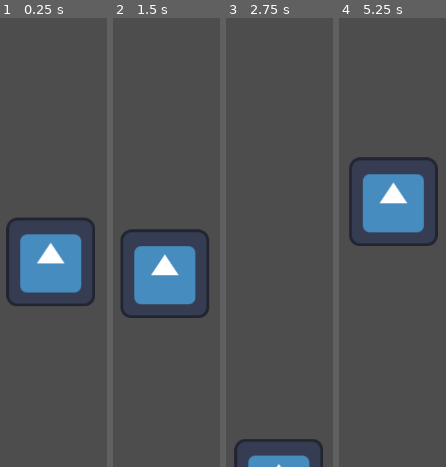
Above: before the commit, frames 1-4 (left to right).
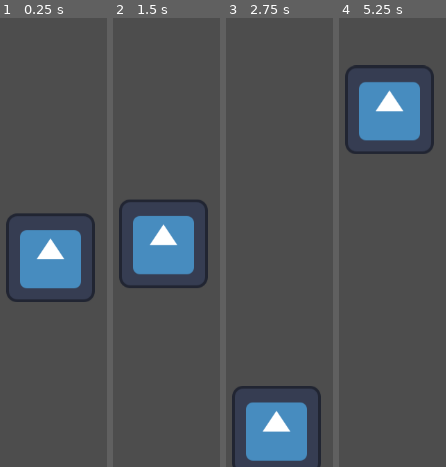
Above: after the commit, the same moments.

Repository: JcbBrtn/Gitdot
Game: Godot game, scene res://node_2d.tscn
Two runs of this game, one before a commit and one after it. Both use one fixed random seed, a clock stepped at 60 frames per second and the inputs below. The engine's default icon, where the game draws it, is replaced by a stand-in: a white triangle on a blue panel in a dark square.
Inputs:
- Up to frame 1 (0.25 s): no input
- Up to frame 2 (1.5 s): no input
- Up to frame 3 (2.75 s): no input
- Up to frame 4 (5.25 s): no input

The runs differ from the first frame. In frame 1, 4.1% of the frame differs, in the area x 5-89%, y 43-65%; in frame 2, 11%; in frame 3, 9.4%; in frame 4, 20%, in the area x 5-93%, y 10-51%.

Commit message:
Add quotes around export path

Diff:
--- a/project/gitdot/node_2d.gd
+++ b/project/gitdot/node_2d.gd
@@ -3,11 +3,11 @@
 var rng = RandomNumberGenerator.new()
 
 func _ready() -> void:
-	$RigidBody2D.apply_force(Vector2(rng.randf_range(-100, 100), rng.randf_range(-100, -10)))
+	$RigidBody2D.apply_force(Vector2(0, rng.randf_range(-10000, -1000)))
 
 func _process(delta: float) -> void:
-	if abs($RigidBody2D.position.x) > get_viewport_rect().size.x:
-		$RigidBody2D.position.x *= -1
+	if abs($RigidBody2D.global_position.x) > get_viewport_rect().size.x / 2:
+		$RigidBody2D.global_position.x *= -1
 
-	if $RigidBody2D.position.y > get_viewport_rect().end.y:
+	if $RigidBody2D.global_position.y > get_viewport_rect().end.y:
 		$RigidBody2D.global_position.y = 0 - get_viewport_rect().size.y / 2
--- a/project/gitdot/project.godot
+++ b/project/gitdot/project.godot
@@ -18,8 +18,3 @@
 [dotnet]
 
 project/assembly_name="Gitdot"
-
-[rendering]
-
-renderer/rendering_method="gl_compatibility"
-renderer/rendering_method.mobile="gl_compatibility"
Not shown, changed: project/gitdot/export_presets.cfg
